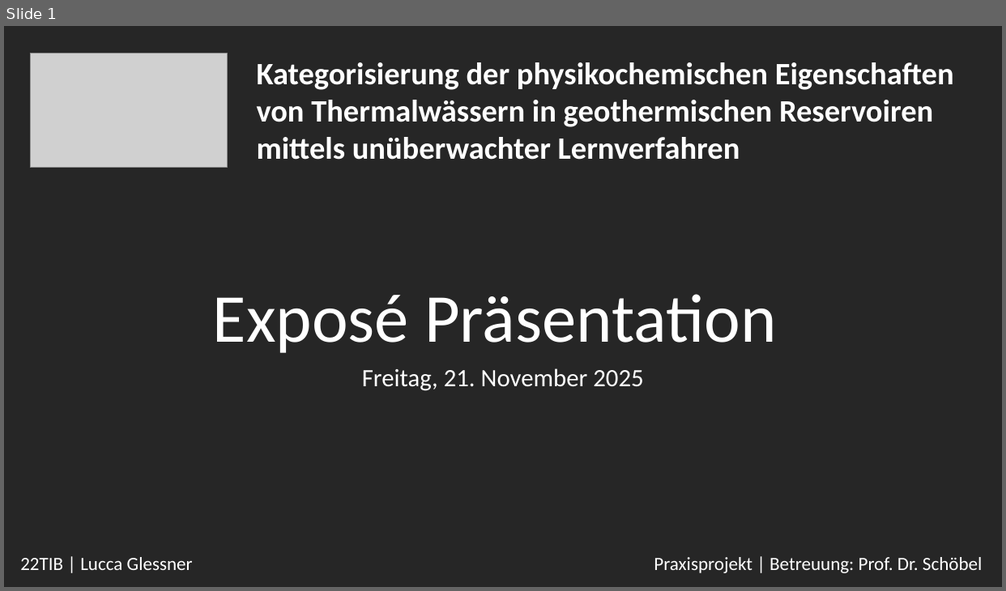
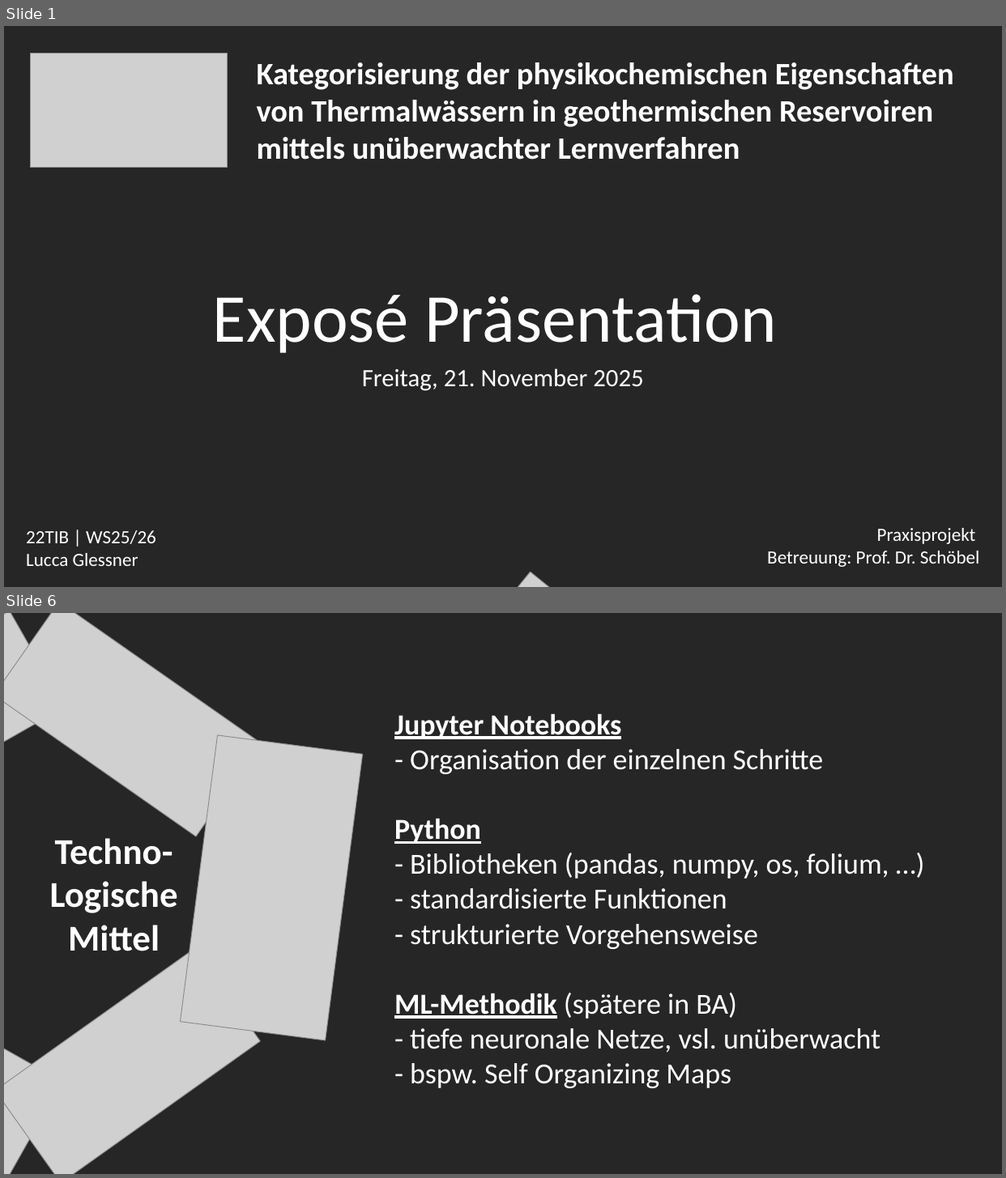
Before and after one commit to luccaglessner/Abschlussarbeit, a slide deck: Abschlussarbeit Bearbeitung/Exposé Praxisprojekt/Präsentation_Exposé_Praxisprojekt.pptx. Shown one above the other, each under a label of ours: slide 1 before the commit, slides 1 and 6 after it; the slides between them are not shown. The pictures are 1006x591 and 1006x1178 pixels, drawn with LibreOffice and Linux fonts; fonts in the diff are those of the drawing; grey boxes stand for pictures; background and template pictures are left out. Boxes give left, top, right and bottom in pixels: in the first picture for what was removed or moved away, otherwise in the second. Text is boxed around its words. In the diff, an @@ line names an element or a change of style, - is before the commit and + after.

Commit message:
Edited and changed design to Power Point presentation and changed Python code

```diff
--- a/Abschlussarbeit Bearbeitung/Exposé Praxisprojekt/Präsentation_Exposé_Praxisprojekt.pptx
+++ b/Abschlussarbeit Bearbeitung/Exposé Praxisprojekt/Präsentation_Exposé_Praxisprojekt.pptx
@@ slide 6 added at (4, 613, 1002, 1174), background #262626 @@
@@ picture added at (4, 613, 64, 829) @@
@@ picture added at (4, 613, 262, 837) @@
@@ text added at (394, 713, 889, 1088), 28 pt, text #FFFFFF @@
+Jupyter Notebooks
+- Organisation der einzelnen Schritte
+Python
+- Bibliotheken (pandas, numpy, os, folium, …)
+- standardisierte Funktionen
+- strukturierte Vorgehensweise
+ML-Methodik (spätere in BA)
+- tiefe neuronale Netze, vsl. unüberwacht
+- bspw. Self Organizing Maps
@@ picture added at (180, 735, 363, 1041) @@
@@ text added at (50, 838, 178, 952), 35 pt, text #FFFFFF, bold @@
+Techno-
+Logische
+Mittel
@@ picture added at (4, 949, 260, 1174) @@
@@ picture added at (4, 963, 62, 1174) @@
@@ slide 1 changed as well @@
@@ text at (26, 531, 156, 566): text changed @@
-22TIB | Lucca Glessner
+22TIB | WS25/26
+Lucca Glessner
@@ text at (767, 528, 980, 567): text changed @@
-Praxisprojekt | Betreuung: Prof. Dr. Schöbel
+Praxisprojekt
+Betreuung: Prof. Dr. Schöbel
@@ picture added at (453, 572, 718, 587) @@
```
Also in this commit, not shown: 7 other slides added, 1 slide removed, 2 other files.
